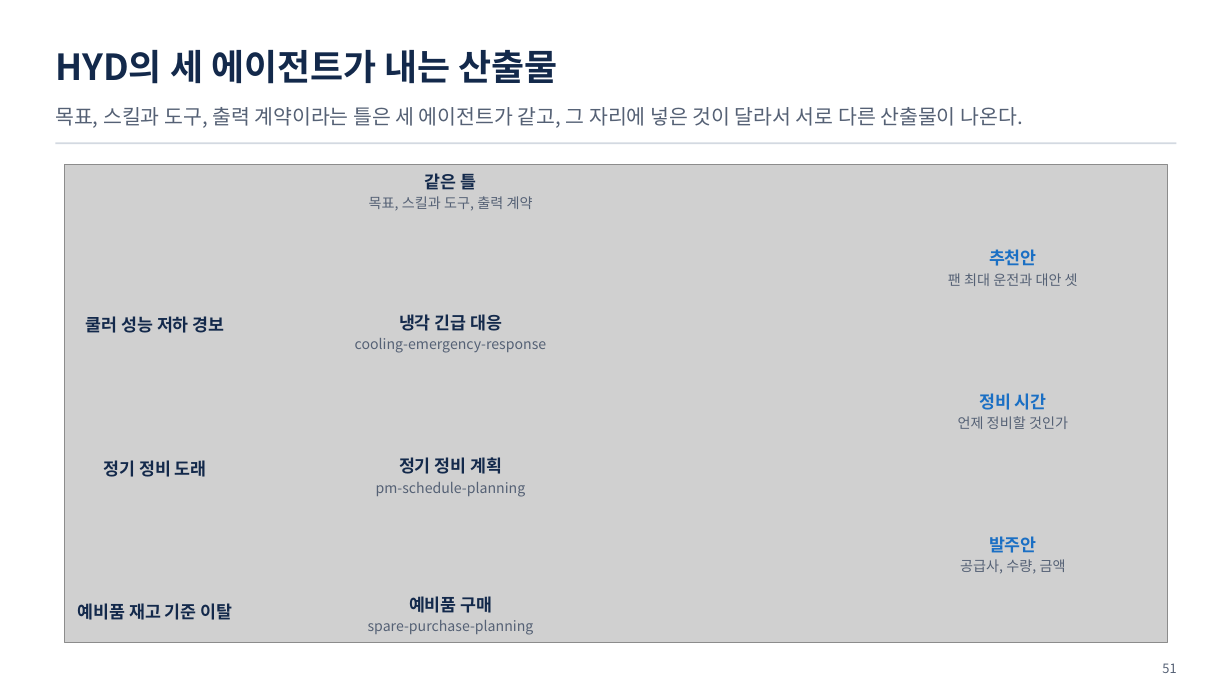
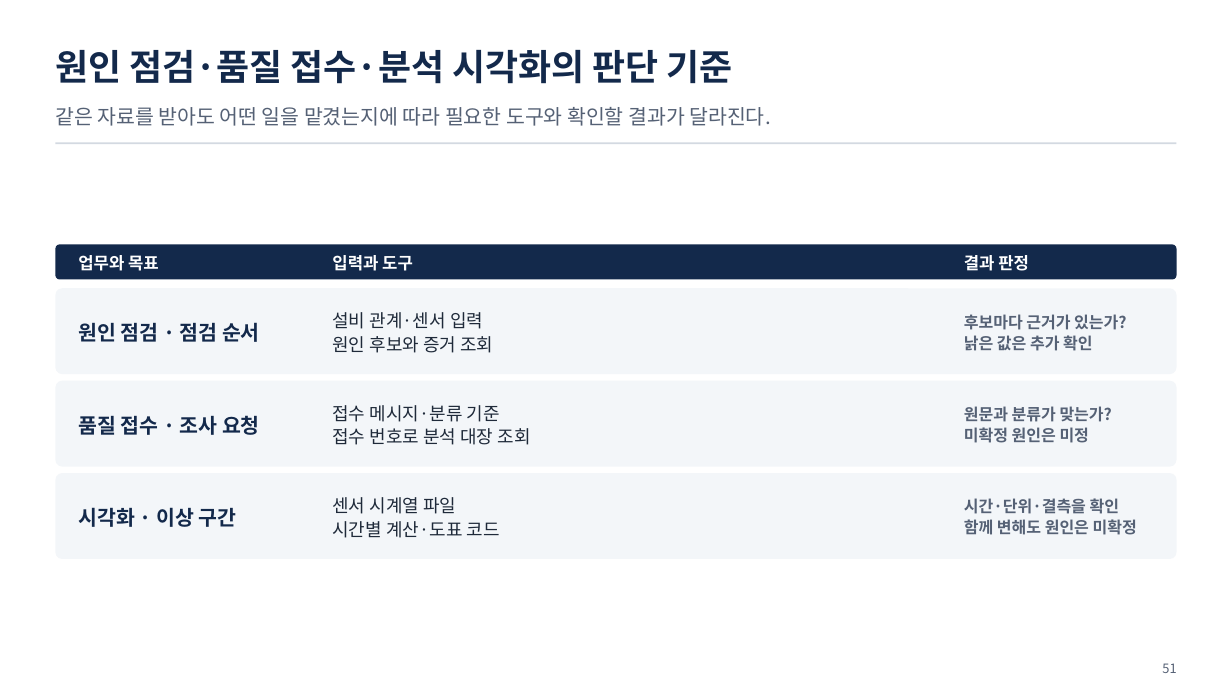
Before and after one commit to uengine-oss/hyd-iot-edu, a slide deck: slide 51 of workspace/강의제작/산출물/통합반/이론/08회차/통합반_08일차.pptx. Drawn at 1232x693 pixels with LibreOffice and Linux fonts; fonts in the diff are those of the drawing; grey boxes stand for pictures. Boxes give left, top, right and bottom in pixels: in the first picture for what was removed or moved away, otherwise in the second. Text is boxed around its words. In the diff, an @@ line names an element or a change of style, - is before the commit and + after.

```diff
--- a/workspace/강의제작/산출물/통합반/이론/08회차/통합반_08일차.pptx
+++ b/workspace/강의제작/산출물/통합반/이론/08회차/통합반_08일차.pptx
@@ text at box(55, 50, 733, 84): text changed @@
-HYD의 세 에이전트가 내는 산출물
+원인 점검·품질 접수·분석 시각화의 판단 기준
@@ text at box(55, 107, 771, 126): text changed @@
-목표, 스킬과 도구, 출력 계약이라는 틀은 세 에이전트가 같고, 그 자리에 넣은 것이 달라서 서로 다른 산출물이 나온다.
+같은 자료를 받아도 어떤 일을 맡겼는지에 따라 필요한 도구와 확인할 결과가 달라진다.
@@ picture removed at box(65, 165, 1167, 642) @@
@@ rounded rectangle added at box(55, 244, 1177, 279), fill #13294B @@
@@ text at box(78, 255, 159, 271): text changed; size 11 to 13 pt; text colour #556175 to #FFFFFF; bold on @@
-같은 틀
-목표, 스킬과 도구, 출력 계약
+업무와 목표
@@ text added at box(332, 255, 413, 271), 13 pt, text #FFFFFF, bold @@
+입력과 도구
@@ text removed at box(948, 249, 1078, 286) @@
-추천안
-팬 최대 운전과 대안 셋
@@ text at box(964, 255, 1029, 271): text changed; size 13.5 to 13 pt; text colour #13294B to #FFFFFF @@
-정기 정비 도래
+결과 판정
@@ rounded rectangle added at box(55, 288, 1177, 374), fill #F3F6F9 @@
@@ vertical alignment top to middle in 3 elements at box(78, 255, 159, 271), box(964, 255, 1029, 271), box(332, 312, 493, 353) @@
@@ text added at box(78, 322, 260, 342), 16 pt, text #13294B, bold @@
+원인 점검 · 점검 순서
@@ text removed at box(86, 316, 225, 333) @@
-쿨러 성능 저하 경보
@@ text at box(332, 312, 493, 353): text changed; size 11 to 14 pt; text colour #556175 to #1F2A3A @@
-정기 정비 계획
-pm-schedule-planning
+설비 관계·센서 입력
+원인 후보와 증거 조회
@@ text removed at box(355, 314, 547, 353) @@
-냉각 긴급 대응
-cooling-emergency-response
@@ text added at box(964, 314, 1126, 351), 12.5 pt, text #556175, bold @@
+후보마다 근거가 있는가?
+낡은 값은 추가 확인
@@ rounded rectangle added at box(55, 381, 1177, 467), fill #F3F6F9 @@
@@ text added at box(78, 415, 260, 435), 16 pt, text #13294B, bold @@
+품질 접수 · 조사 요청
@@ text added at box(332, 405, 531, 445), 14 pt, text #1F2A3A @@
+접수 메시지·분류 기준
+접수 번호로 분석 대장 조회
@@ text removed at box(958, 393, 1068, 429) @@
-정비 시간
-언제 정비할 것인가
@@ text added at box(964, 406, 1112, 443), 12.5 pt, text #556175, bold @@
+원문과 분류가 맞는가?
+미확정 원인은 미정
@@ rounded rectangle added at box(55, 473, 1177, 559), fill #F3F6F9 @@
@@ text added at box(78, 507, 237, 527), 16 pt, text #13294B, bold @@
+시각화 · 이상 구간
@@ text added at box(332, 497, 500, 538), 14 pt, text #1F2A3A @@
+센서 시계열 파일
+시간별 계산·도표 코드
@@ text added at box(964, 498, 1137, 535), 12.5 pt, text #556175, bold @@
+시간·단위·결측을 확인
+함께 변해도 원인은 미확정
@@ text removed at box(960, 536, 1066, 574) @@
-발주안
-공급사, 수량, 금액
@@ text removed at box(368, 596, 534, 635) @@
-예비품 구매
-spare-purchase-planning
@@ text removed at box(78, 603, 233, 620) @@
-예비품 재고 기준 이탈
```
Also in this commit, not shown: 7 other slides changed, 6 other files.
